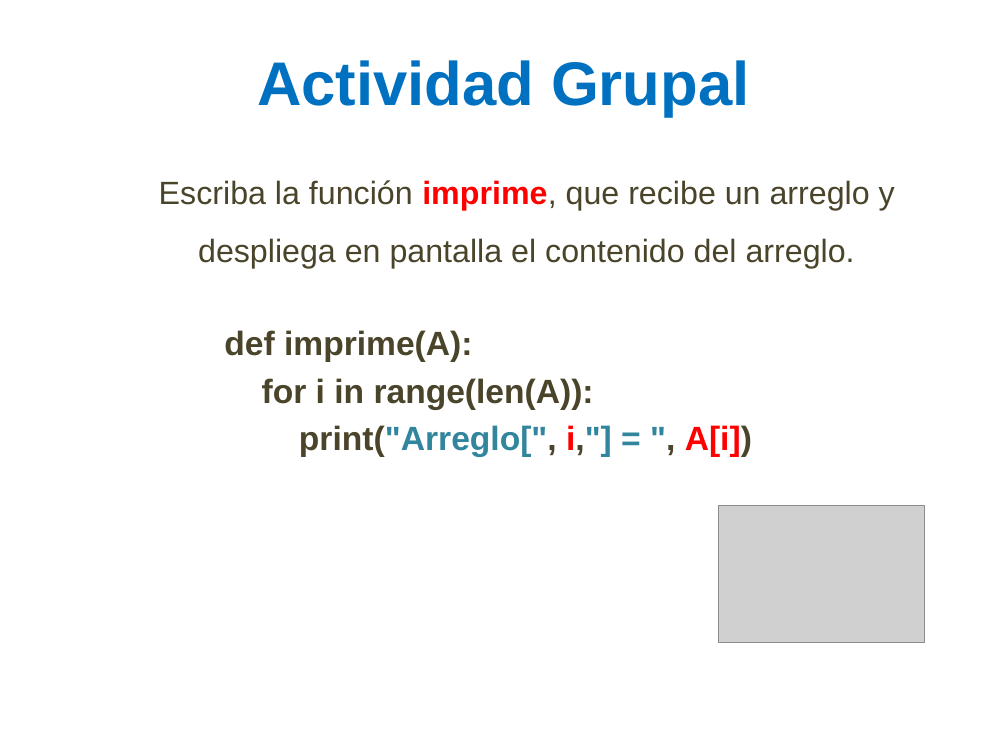
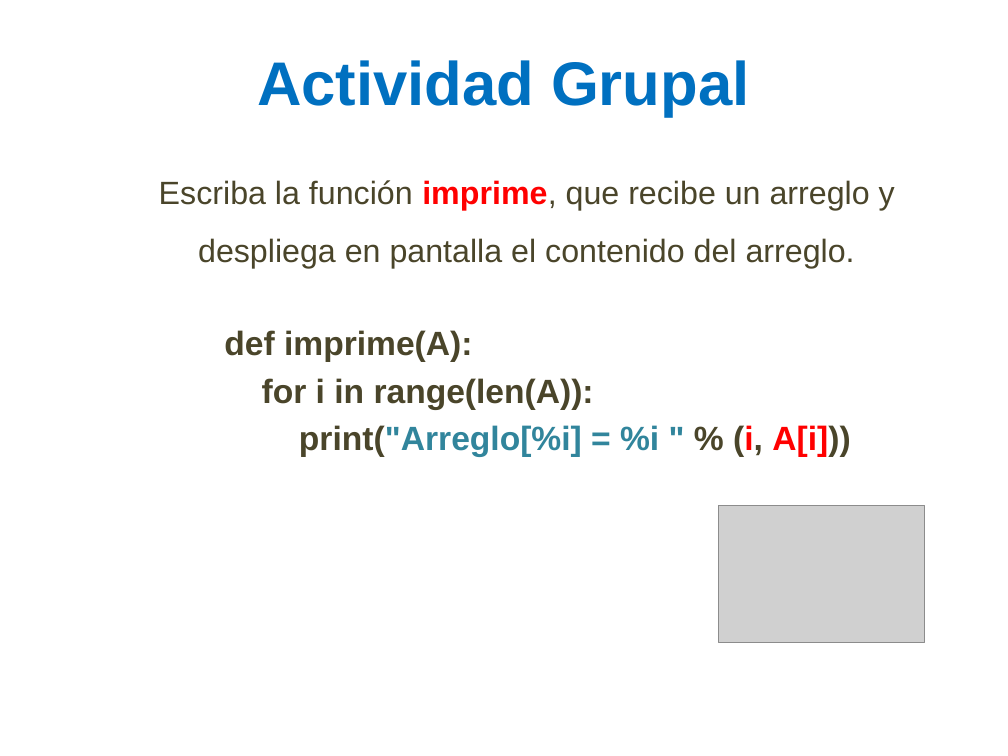
Before and after one commit to lizetheP/PensamientoC, a slide deck: slide 34 of CalendarioAgo21/presentaciones/9_ListasArreglos.pptx (slide 36 before the commit). Drawn at 1008x756 pixels with LibreOffice and Linux fonts; fonts in the diff are those of the drawing; grey boxes stand for pictures. Boxes give left, top, right and bottom in pixels: in the first picture for what was removed or moved away, otherwise in the second. Text is boxed around its words. In the diff, an @@ line names an element or a change of style, - is before the commit and + after.

```diff
--- a/CalendarioAgo21/presentaciones/9_ListasArreglos.pptx
+++ b/CalendarioAgo21/presentaciones/9_ListasArreglos.pptx
@@ text at bbox=[299, 425, 850, 457]: text changed @@
-    print("Arreglo[", i,"] = ", A[i])
+    print("Arreglo[%i] = %i " % (i, A[i]))
```
Also in this commit, not shown: 1 other slide changed, 2 slides removed.
